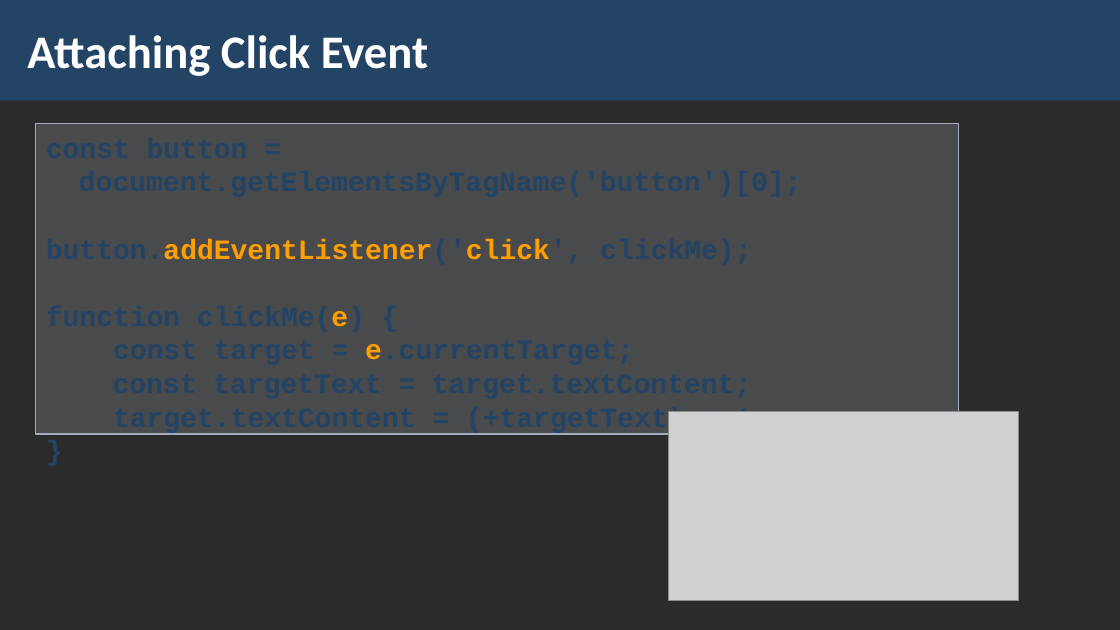
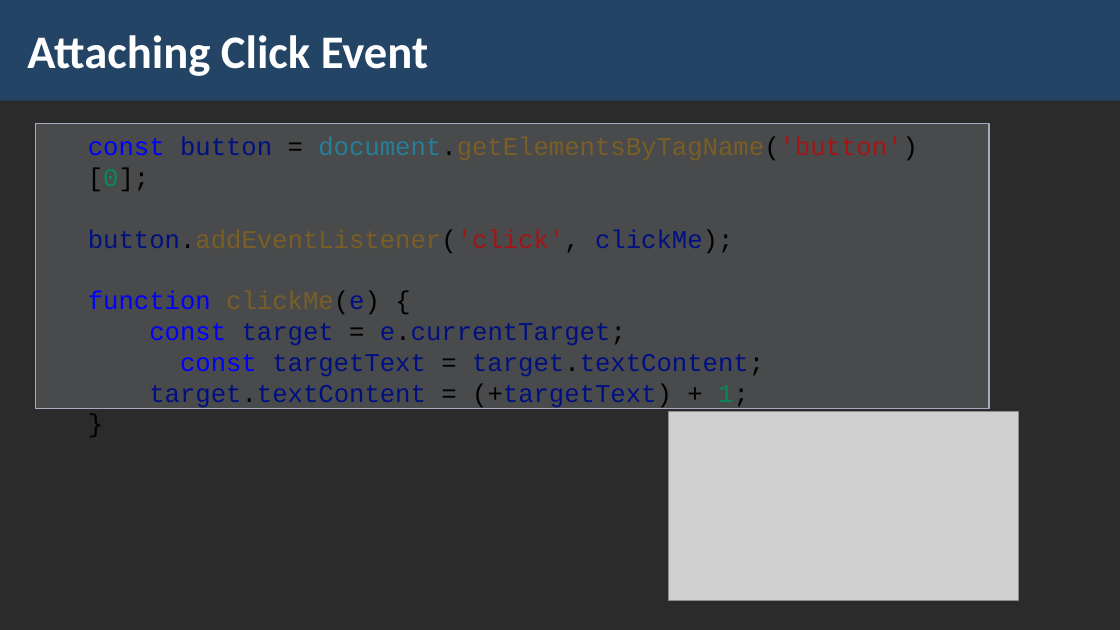
Before and after one commit to ErayErol/Software-University-Courses, a slide deck: slide 49 of JS Advanced - 2019.09.16/06. DOM Manipulations/LAB/JS-Advanced-DOM-Manipulations.pptx (slide 31 before the commit). Drawn at 1120x630 pixels with LibreOffice and Linux fonts; fonts in the diff are those of the drawing; grey boxes stand for pictures; background and template pictures are left out; a plain dark background stands for a picture behind light text. Boxes give left, top, right and bottom in pixels: in the first picture for what was removed or moved away, otherwise in the second. Text is boxed around its words. In the diff, an @@ line names an element or a change of style, - is before the commit and + after.

```diff
--- a/JS Advanced - 2019.09.16/06. DOM Manipulations/LAB/JS-Advanced-DOM-Manipulations.pptx
+++ b/JS Advanced - 2019.09.16/06. DOM Manipulations/LAB/JS-Advanced-DOM-Manipulations.pptx
@@ text "const button = document.getElementsByTagName('button')[0];": place and size @@
-text "const button = document.getElementsByTagName('button')[0];" at [36,124,959,442]
+text "const button = document.getElementsByTagName('button')[0];" at [36,124,990,417]
@@ text "const button = document.getElementsByTagName('button')[0];" at [36,124,990,417]: size 24 to 22 pt, bold off; text colour #234465 to #0000FF in "const", "function", "const", "const"; text colour #234465 to #001080 in "button", "button.addEventListener('click', clickMe);", "target e.currentTarget;", "targetText target.textContent;" and 1 more places; text colour #234465 to #000000 in "= document.getElementsByTagName('button')[0];", "button.addEventListener('click', clickMe);", "clickMe(e) {", "= e.currentTarget;" and 3 more places; text colour #234465 to #267F99 in "document.getElementsByTagName('button')[0];"; text colour #234465 to #795E26 in "document.getElementsByTagName('button')[0];", "clickMe(e)"; text colour #234465 to #A31515 in "document.getElementsByTagName('button')[0];", "button.addEventListener('click',"; text colour #234465 to #09885A in "document.getElementsByTagName('button')[0];", "1;"; text colour #FFA000 to #795E26, text colour #FFA000 to #A31515 in "button.addEventListener('click',"; text colour #FFA000 to #001080 in "clickMe(e)", "e.currentTarget;"; list level 2 to 1 in "const button = document.getElementsByTagName('button')[0];"; list level 2 to 1 in "button.addEventListener('click', clickMe);"; list level 2 to 1 in "function clickMe(e) {"; list level 2 to 1 in "const target = e.currentTarget;"; list level 2 to 1 in "const targetText = target.textContent;"; list level 2 to 1 in "target.textContent = (+targetText) + 1;"; list level 2 to 1 in "}" @@
```
Also in this commit, not shown: 9 other slides changed, 48 slides added, 28 slides removed, 1 other file.
